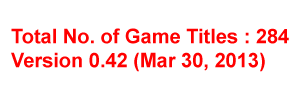
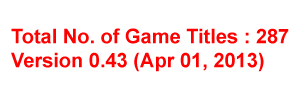
Before/after of a w=300, h=100 layered artwork. What changed in the layer stack:
renamed "Total No. of Game Titles : 284 Version 0.42 (Mar 30, 2013)" to "Total No. of Game Titles : 287 Version 0.43 (Apr 01, 2013)", painted on it over [117, 29, 289, 72]
